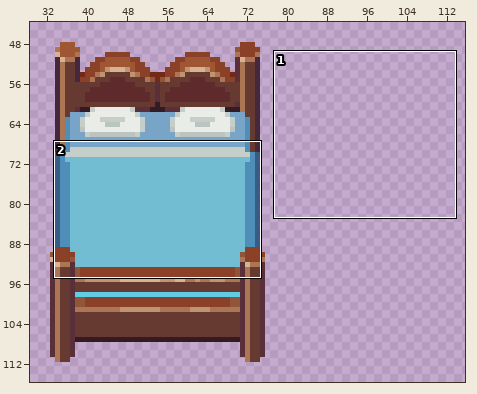
One commit to this pixel-art file: art/AsepriteFile/Scene/furniture.aseprite. The first picture is a wide view before the edit; the outline marks the close-up.
Close-up. As it was:
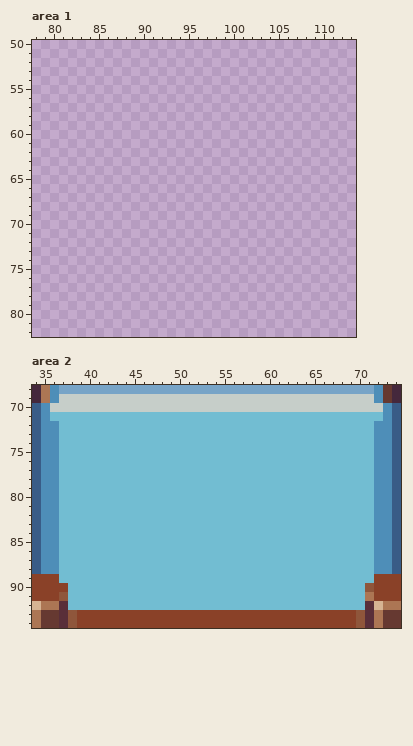
256x256 pixels, 1 frame. Colours within 5 levels of each other are drawn and written as one. Shown: area 1: x 78..113, y 50..82; area 2: x 34..74, y 68..94. The wide view leaves out empty margins.
After:
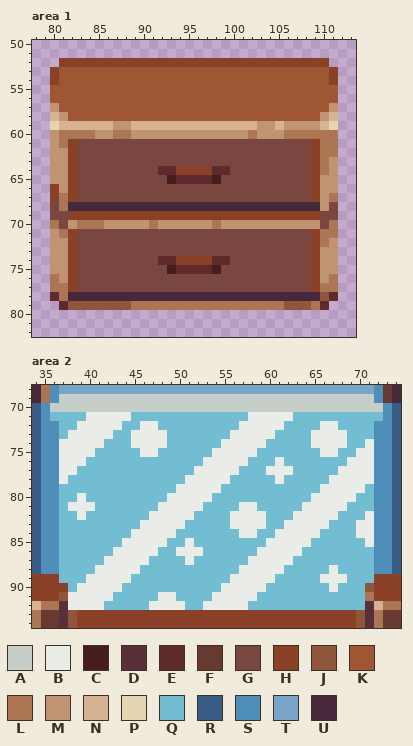
Palette (. is transparent): A #c6cec9  B #e9ece7  C #471c1d  D #592f39  E #5f2a2b  F #663931  G #794740  H #8a4128  J #8f563b  K #9f5733  L #ac7654  M #c09472  N #d6b493  P #e6d5b2  Q #72bdd2  R #395c87  S #4e8eb8  T #77a4c7  U #45283c
Log entry: [art]: 画了一个柜子
The exact change:
Area 1:
y 52: x 81..110 .............................. -> HHHHHHHHHHHHHHHHHHHHHHHHHHHHHH
y 53..54: x 80..111 ................................ -> HKKKKKKKKKKKKKKKKKKKKKKKKKKKKKKH
y 55..56: x 80..111 ................................ -> KKKKKKKKKKKKKKKKKKKKKKKKKKKKKKKK
y 57: x 80..111 ................................ -> MKKKKKKKKKKKKKKKKKKKKKKKKKKKKKKM
y 58: x 80..111 ................................ -> NMKKKKKKKKKKKKKKKKKKKKKKKKKKKKMN
y 59: x 80..111 ................................ -> PNNNNNNMMNNNNNNNNNNNNNNMMNMMMMNP
y 60: x 80..111 ................................ -> MLLLLMMLLMMMMMMMMMMMMMLMMMLLLLLL
y 61: x 80..111 ................................ -> MLHGGGGGGGGGGGGGGGGGGGGGGGGGGHLL
y 62: x 80..111 ................................ -> MMHGGGGGGGGGGGGGGGGGGGGGGGGGGHLL
y 63: x 80..111 ................................ -> MMHGGGGGGGGGGGGGGGGGGGGGGGGGGHLM
y 64: x 80..111 ................................ -> MMHGGGGGGGGGEEHHHHEEGGGGGGGGGHLM
y 65: x 80..111 ................................ -> MMHGGGGGGGGGGCEEEECGGGGGGGGGGHMM
y 66: x 80..111 ................................ -> HMHGGGGGGGGGGGGGGGGGGGGGGGGGGHMM
y 67: x 80..111 ................................ -> HLHGGGGGGGGGGGGGGGGGGGGGGGGGGHML
y 68: x 80..111 ................................ -> GLUUUUUUUUUUUUUUUUUUUUUUUUUUUUMG
y 69: x 80..111 ................................ -> GGHHHHHHHHHHHHHHHHHHHHHHHHHHHHGG
y 70: x 80..111 ................................ -> LGMLLLMMMMMLMMMMMMLMMMMMMMMMMMGL
y 71: x 80..111 ................................ -> MLHGGGGGGGGGGGGGGGGGGGGGGGGGGHLL
y 72: x 80..111 ................................ -> MMHGGGGGGGGGGGGGGGGGGGGGGGGGGHLM
y 73: x 80..111 ................................ -> MMHGGGGGGGGGGGGGGGGGGGGGGGGGGHMM
y 74: x 80..111 ................................ -> MMHGGGGGGGGGEEHHHHEEGGGGGGGGGHMM
y 75: x 80..111 ................................ -> MMHGGGGGGGGGGCEEEECGGGGGGGGGGHMM
y 76: x 80..111 ................................ -> LMHGGGGGGGGGGGGGGGGGGGGGGGGGGHML
y 77: x 80..111 ................................ -> LLHGGGGGGGGGGGGGGGGGGGGGGGGGGHLL
y 78: x 80..111 ................................ -> ELUUUUUUUUUUUUUUUUUUUUUUUUUUUUJE
y 79: x 81..110 .............................. -> EJJJJJJJLLLLLLLLLLLLLLLLLJJJLE
Area 2:
y 71: x 40..44 QQQQQ -> BBBBB; x 58..62 QQQQQ -> BBBBB
y 72: x 39..43 QQQQQ -> BBBBB; x 46..47 QQ -> BB; x 57..61 QQQQQ -> BBBBB; x 66..67 QQ -> BB
y 73: x 38..42 QQQQQ -> BBBBB; x 45..48 QQQQ -> BBBB; x 56..60 QQQQQ -> BBBBB; x 65..68 QQQQ -> BBBB
y 74: x 37..41 QQQQQ -> BBBBB; x 45..48 QQQQ -> BBBB; x 55..59 QQQQQ -> BBBBB; x 65..68 QQQQ -> BBBB; x 71 Q -> B
y 75: x 37..40 QQQQ -> BBBB; x 46..47 QQ -> BB; x 54..58 QQQQQ -> BBBBB; x 66..67 QQ -> BB; x 70..71 QQ -> BB
y 76: x 37..39 QQQ -> BBB; x 53..57 QQQQQ -> BBBBB; x 61 Q -> B; x 69..71 QQQ -> BBB
y 77: x 37..38 QQ -> BB; x 52..56 QQQQQ -> BBBBB; x 60..62 QQQ -> BBB; x 68..71 QQQQ -> BBBB
y 78: x 37 Q -> B; x 51..55 QQQQQ -> BBBBB; x 61 Q -> B; x 67..71 QQQQQ -> BBBBB
y 79: x 50..54 QQQQQ -> BBBBB; x 66..70 QQQQQ -> BBBBB
y 80: x 39 Q -> B; x 49..53 QQQQQ -> BBBBB; x 65..69 QQQQQ -> BBBBB
y 81: x 38..40 QQQ -> BBB; x 48..52 QQQQQ -> BBBBB; x 57..58 QQ -> BB; x 64..68 QQQQQ -> BBBBB
y 82: x 39 Q -> B; x 47..51 QQQQQ -> BBBBB; x 56..59 QQQQ -> BBBB; x 63..67 QQQQQ -> BBBBB; x 71 Q -> B
y 83: x 46..50 QQQQQ -> BBBBB; x 56..59 QQQQ -> BBBB; x 62..66 QQQQQ -> BBBBB; x 70..71 QQ -> BB
y 84: x 45..49 QQQQQ -> BBBBB; x 57..58 QQ -> BB; x 61..65 QQQQQ -> BBBBB; x 70..71 QQ -> BB
y 85: x 44..48 QQQQQ -> BBBBB; x 51 Q -> B; x 60..64 QQQQQ -> BBBBB; x 71 Q -> B
y 86: x 43..47 QQQQQ -> BBBBB; x 50..52 QQQ -> BBB; x 59..63 QQQQQ -> BBBBB
y 87: x 42..46 QQQQQ -> BBBBB; x 51 Q -> B; x 58..62 QQQQQ -> BBBBB
y 88: x 41..45 QQQQQ -> BBBBB; x 57..61 QQQQQ -> BBBBB; x 67 Q -> B
y 89: x 40..44 QQQQQ -> BBBBB; x 56..60 QQQQQ -> BBBBB; x 66..68 QQQ -> BBB
y 90: x 39..43 QQQQQ -> BBBBB; x 55..59 QQQQQ -> BBBBB; x 67 Q -> B
y 91: x 38..42 QQQQQ -> BBBBB; x 48..49 QQ -> BB; x 54..58 QQQQQ -> BBBBB
y 92: x 38..41 QQQQ -> BBBB; x 47..50 QQQQ -> BBBB; x 53..57 QQQQQ -> BBBBB
Where, in picture pixels (left, top, right, bottom), the same in both close-ups:
added: (50, 58, 338, 310)
changed: (59, 412, 374, 610)
